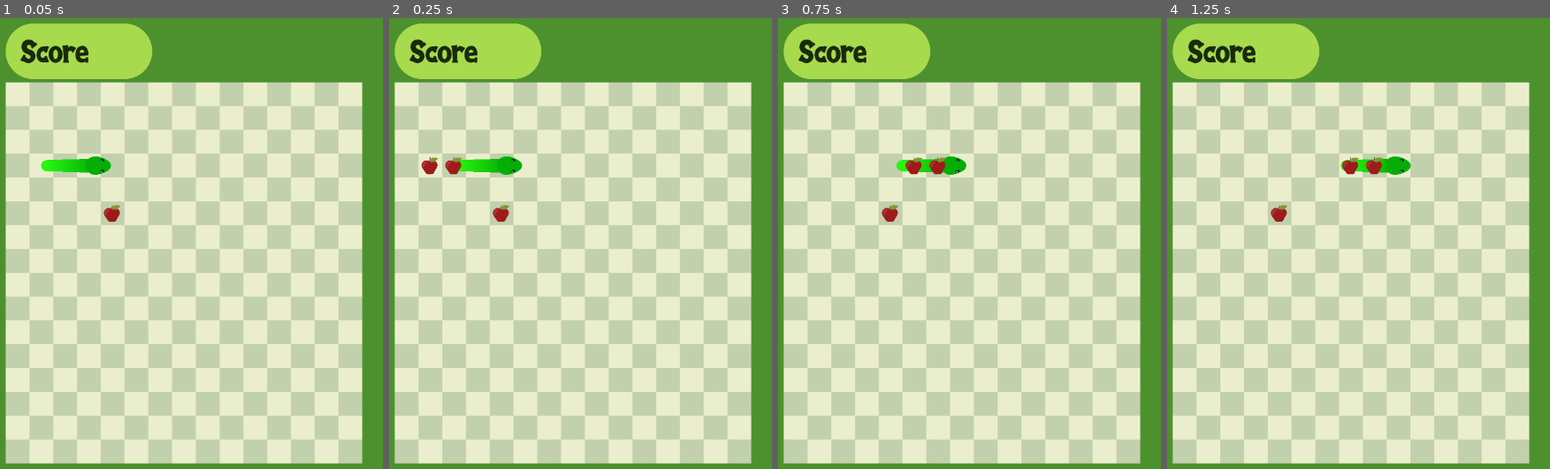
Above: before the commit, frames 1-4 (left to right).
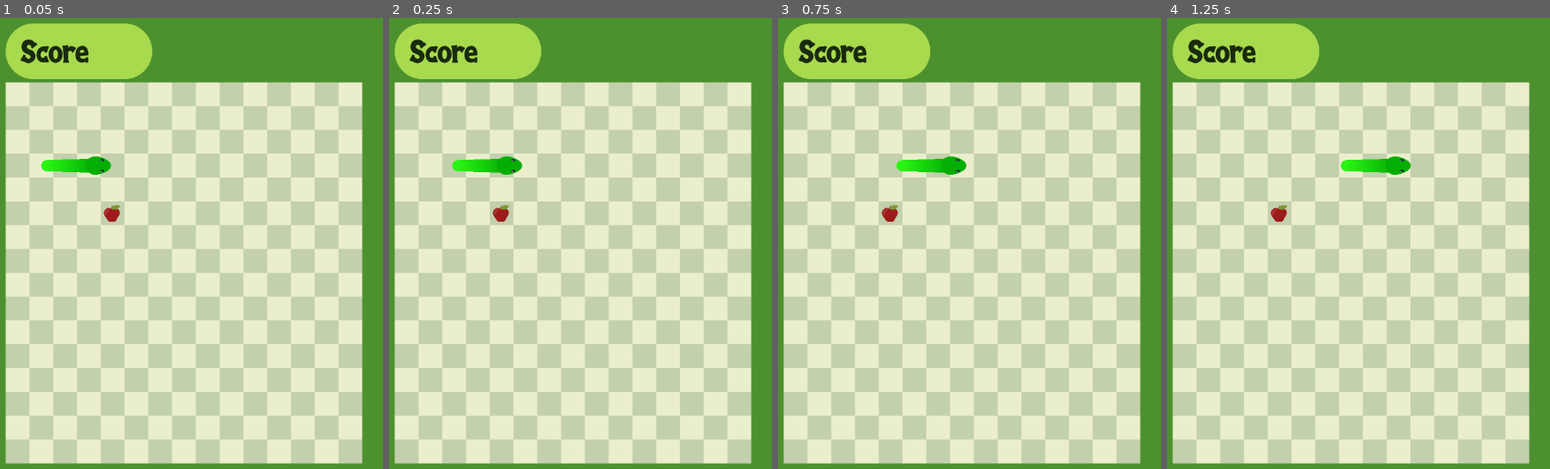
Above: after the commit, the same moments.

Repository: allanbts17/snakeMobile
Game: Godot game, scene res://game.tscn
Two runs of this game, one before a commit and one after it. Both use one fixed random seed, a clock stepped at 60 frames per second and the inputs below.
Inputs (mouse positions are in pixels of both pictures, inside the frame that each line leads up to):
- Up to frame 1 (0.05 s): no input
- Up to frame 2 (0.25 s): no input
- Up to frame 3 (0.75 s): tap Enter at 0.5 s; move the mouse to (1049, 324) at 0.52 s; click (1049, 324) at 0.67 s
- Up to frame 4 (1.25 s): no input

Frame 1 is identical in both runs. In frame 2, 0.2% of the frame differs, in the area x 8-20%, y 30-35%; in frame 3, 0.2%; in frame 4, 0.2%.

Commit message:
fix food overlaping snake

Diff:
--- a/apple.gd
+++ b/apple.gd
@@ -21,7 +21,8 @@
 func _on_apple_area_entered(area):
 	total_solaped_spaces.clear()
 	total_spaces.clear()
-	total_solaped_spaces = [] + Global.solaped_board_squares
+	#total_solaped_spaces = [] + Global.solaped_board_squares
+	fill_total_solaped_spaces()
 	add_head_pos()
 	add_food_pos()
 	filter_total_spaces()
@@ -30,6 +31,13 @@
 func reposition():
 	total_spaces.shuffle()
 	position = total_spaces[0]
+	#Global.score += 1
+	#if Global.score >= 5:
+	#ssss	Global.run = false
+
+func fill_total_solaped_spaces():
+	for ind in Global.solaped_board_squares:
+		total_solaped_spaces.append(Global.board_pos[ind])
 
 func add_head_pos():
 	var head_ind = total_solaped_spaces.find(head.position)
@@ -43,10 +51,17 @@
 
 func filter_total_spaces():
 	dict_to_array()
+
 	for _pos in total_solaped_spaces:
 		total_spaces.erase(_pos)
+	#test()
 
 func dict_to_array():
 	for key in Global.board_pos:
 		total_spaces.append(Global.board_pos[key])
+
+func test():
+	print('Finding spaces test')
+	for x in total_solaped_spaces:
+		print(total_spaces.find(x))
 	#print(total_spaces)
--- a/game.tscn
+++ b/game.tscn
@@ -84,6 +84,7 @@
 shape = SubResource( 4 )
 
 [node name="test2" type="Sprite" parent="game_board"]
+visible = false
 position = Vector2( -157.621, 201.577 )
 scale = Vector2( 0.15, 0.15 )
 texture = ExtResource( 5 )
@@ -92,6 +93,7 @@
 }
 
 [node name="test1" type="Sprite" parent="game_board"]
+visible = false
 position = Vector2( -126.473, 272.367 )
 scale = Vector2( 0.15, 0.15 )
 texture = ExtResource( 5 )
--- a/global.gd
+++ b/global.gd
@@ -253,6 +253,8 @@
 var end_velocity
 var solaped_board_squares = []
 var direction = 'right'
+var run = true
+var score = 0
 # Called when the node enters the scene tree for the first time.
 func _ready():
 	pass # Replace with function body.
--- a/main.gd
+++ b/main.gd
@@ -16,7 +16,6 @@
 var is_far_from_prev_center
 var reach_board_square_ind = [null,null]
 var speed_step = 25
-var run = true
 var tail_stop
 var grow_step = 43
 # Called when the node enters the scene tree for the first time.
@@ -221,7 +220,7 @@
 			snake_size = get_snake_size()
 
 func _process(delta):
-	if run:
+	if Global.run:
 		#print('delta: ',delta)
 		inputs()
 		change_velocity()
@@ -235,6 +234,6 @@
 
 
 func _on_apple_area_entered(area):
-	#run = false
+
 	print('solaped: ',Global.solaped_board_squares)
 	Global.end_speed = 0
Not shown: 2 places in game.tscn that only renumber resources
